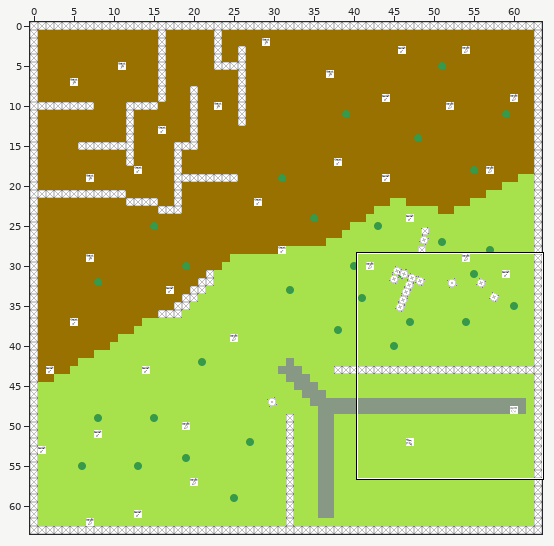
Two states of a Tiled map, res/map.tmx. Above: a wide view before the commit, with the close-up outlined.
Close-up. Old version:
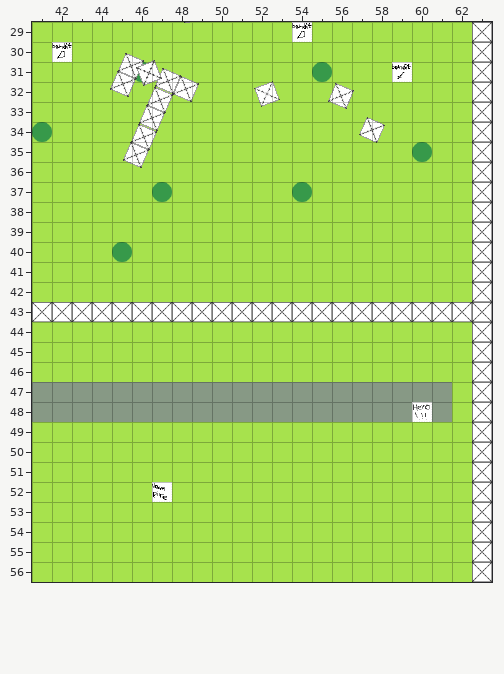
Cells are 32x32 px. Shown: x 41..63, y 29..56. The commit also changed other parts of the map, which this record leaves out.
After the commit:
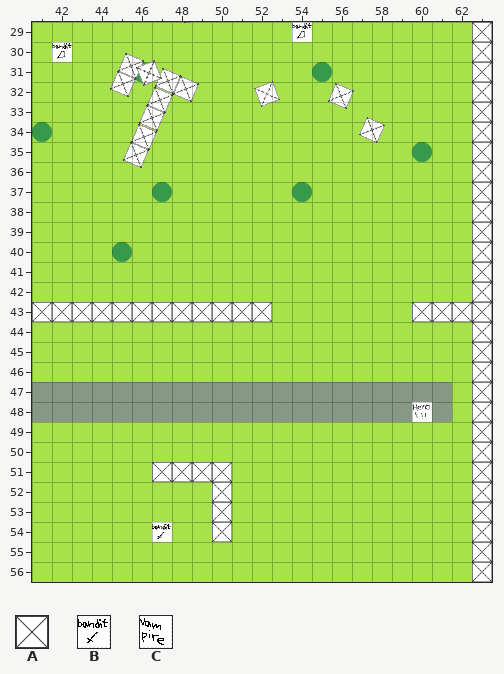
Key: from "tiles": A 5 "stonewall", B 8 "banditsword", C 12 "vampire".
_ is an empty cell.
Tiles replaced or removed in this view: A, B, C.
Changes in this commit:
Changed rows in their new state; . is an unchanged cell.
Layer "Obstacles":
first column x 53:
43 _______
first column x 47:
51 AAAA
52 ...A
53 ...A
54 ...A
Layer "Objects":
first column x 59:
31 _
first column x 47:
52 _
54 B
Pixel boxes of the changes (left, top, right, bottom) in both close-ups:
removed: (392, 62, 412, 82)
removed: (272, 302, 412, 322)
changed: (152, 462, 232, 542)
